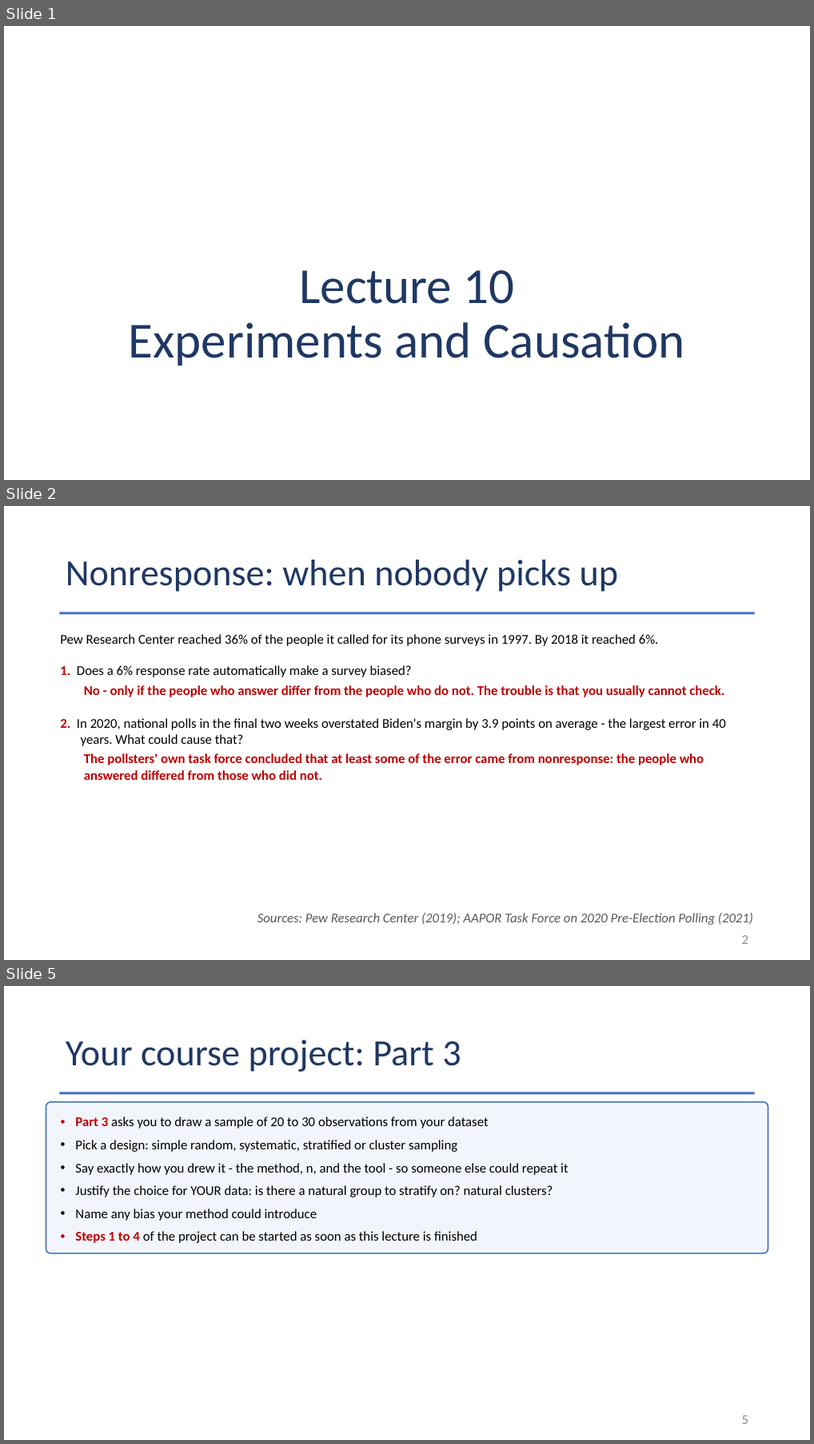
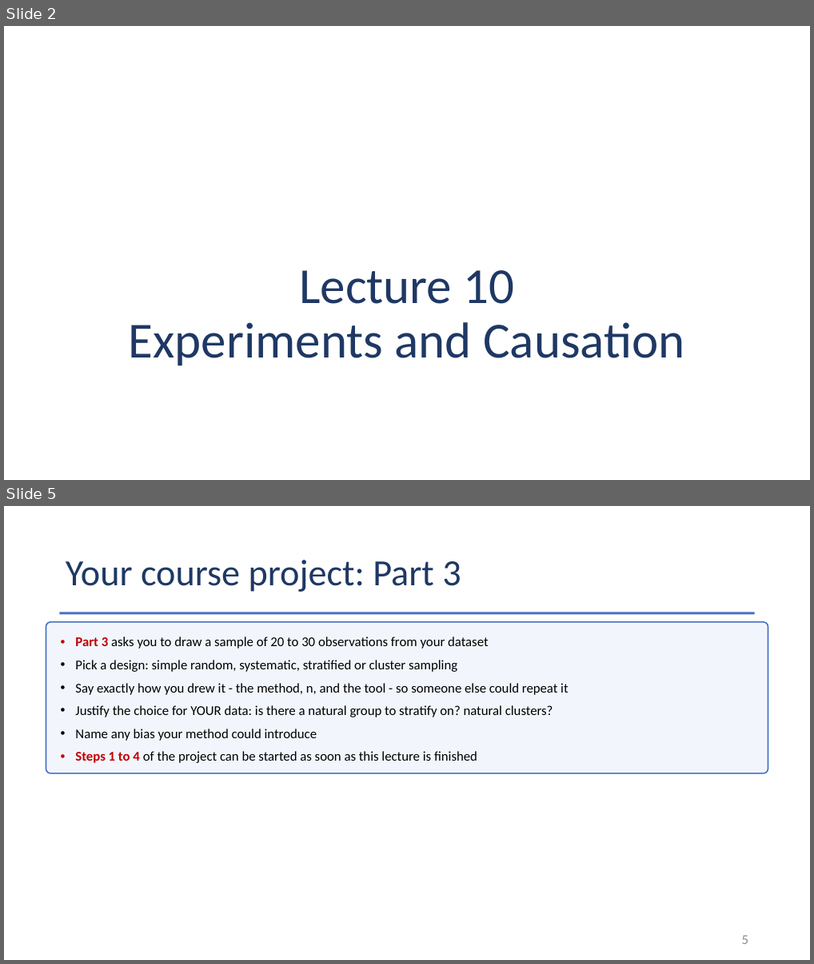
Before and after one commit to Jarred6068/Kvamme_UI_STAT251, a slide deck: docs/lecture_slides/Week 5/Week5_Lecture10_Slides_9_23_2026.pptx. Shown one above the other, each under a label of ours: slides 1, 2 and 5 before the commit, slides 2 and 5 after it; the slides between them are not shown. The pictures are 814x1444 and 814x964 pixels, drawn with LibreOffice and Linux fonts; fonts in the diff are those of the drawing. Boxes give left, top, right and bottom in pixels: in the first picture for what was removed or moved away, otherwise in the second. Text is boxed around its words. In the diff, an @@ line names an element or a change of style, - is before the commit and + after.

```diff
--- a/docs/lecture_slides/Week 5/Week5_Lecture10_Slides_9_23_2026.pptx
+++ b/docs/lecture_slides/Week 5/Week5_Lecture10_Slides_9_23_2026.pptx
@@ slide 2 removed at (4, 506, 810, 960), background #FFFFFF @@
@@ title removed at (66, 560, 619, 592) @@
-Nonresponse: when nobody picks up
@@ rectangle removed at (60, 612, 755, 614) @@
@@ text removed at (60, 634, 659, 646) @@
-Pew Research Center reached 36% of the people it called for its phone surveys in 1997. By 2018 it reached 6%.
@@ text removed at (60, 665, 412, 677) @@
-1. Does a 6% response rate automatically make a survey biased?
@@ text removed at (84, 685, 725, 697) @@
-No - only if the people who answer differ from the people who do not. The trouble is that you usually cannot check.
@@ text removed at (60, 718, 726, 746) @@
-2. In 2020, national polls in the final two weeks overstated Biden's margin by 3.9 points on average - the largest error in 40 years. What could cause that?
@@ text removed at (84, 753, 704, 780) @@
-The pollsters' own task force concluded that at least some of the error came from nonresponse: the people who answered differed from those who did not.
@@ text removed at (258, 912, 754, 924) @@
-Sources: Pew Research Center (2019); AAPOR Task Force on 2020 Pre-Election Polling (2021)
@@ page number removed at (742, 935, 749, 944) @@
-2
@@ what was slide 1 is now slide 2 @@
```
Also in this commit, not shown: 4 slides changed, 3 slides added, 3 other slides removed, 28 other files.
